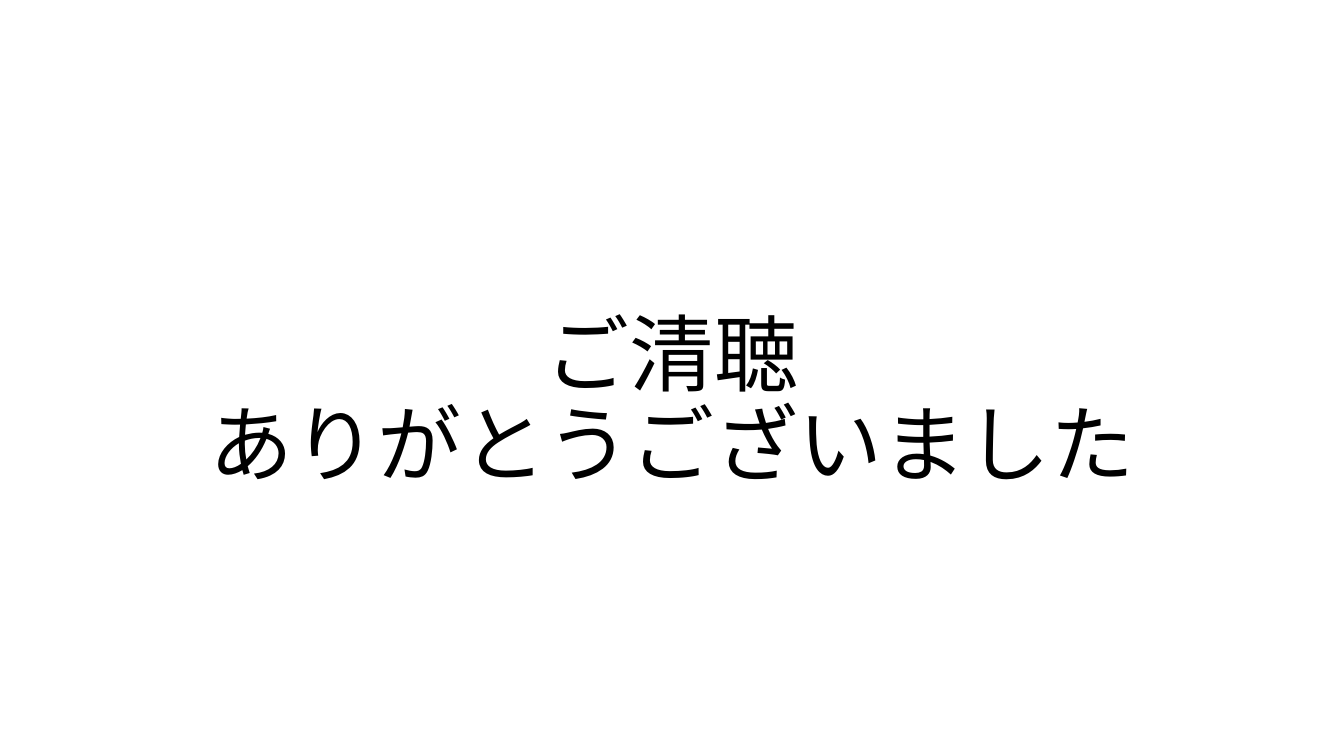
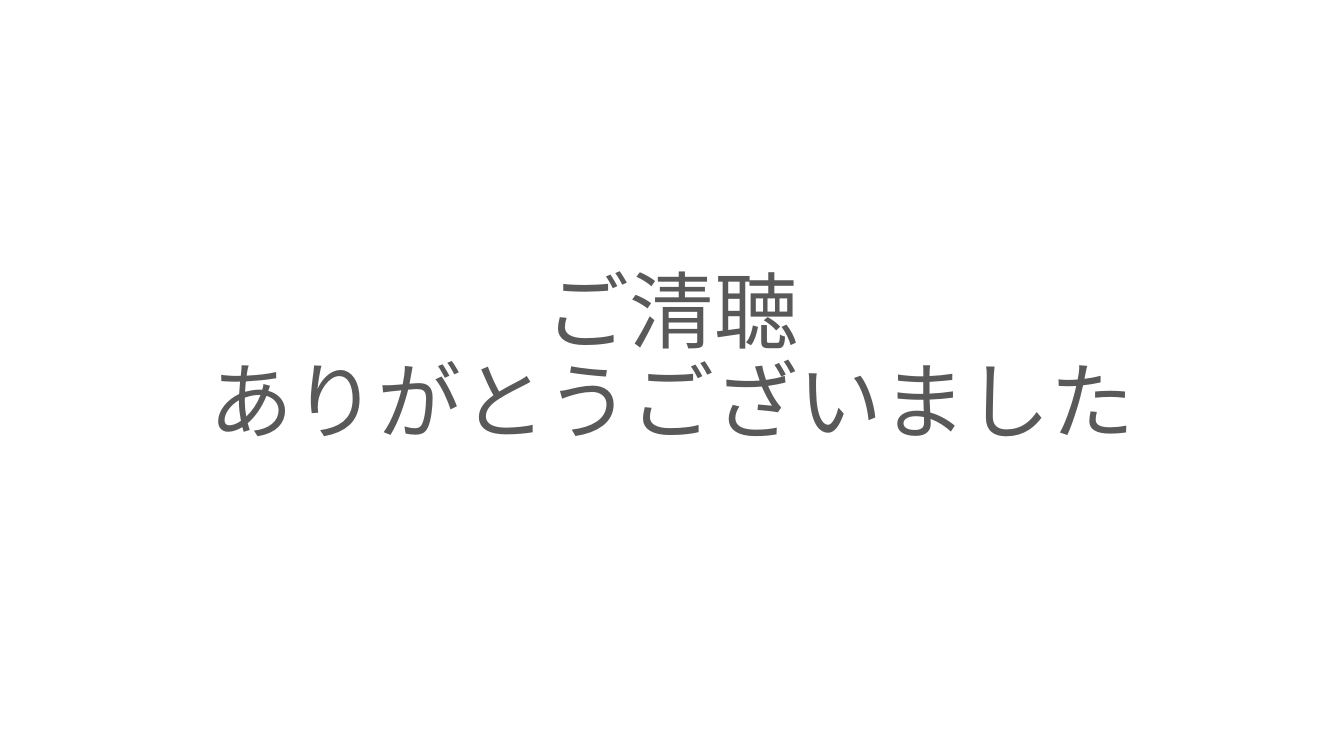
Before and after one commit to ivy239007/PG-, a slide deck: slide 10 of プレゼン資料.pptx. Drawn at 1344x756 pixels with LibreOffice and Linux fonts; fonts in the diff are those of the drawing; background and template pictures are left out. Boxes give left, top, right and bottom in pixels: in the first picture for what was removed or moved away, otherwise in the second. Text is boxed around its words. In the diff, an @@ line names an element or a change of style, - is before the commit and + after.

```diff
--- a/プレゼン資料.pptx
+++ b/プレゼン資料.pptx
@@ title "ご清聴 ありがとうございました": place and size @@
-title "ご清聴 ありがとうございました" at [210, 314, 1134, 480]
+title "ご清聴 ありがとうございました" at [210, 271, 1134, 437]
@@ title "ご清聴 ありがとうございました" at [210, 271, 1134, 437]: text colour #000000 to #595959 @@
```
Also in this commit, not shown: 9 other slides changed.
